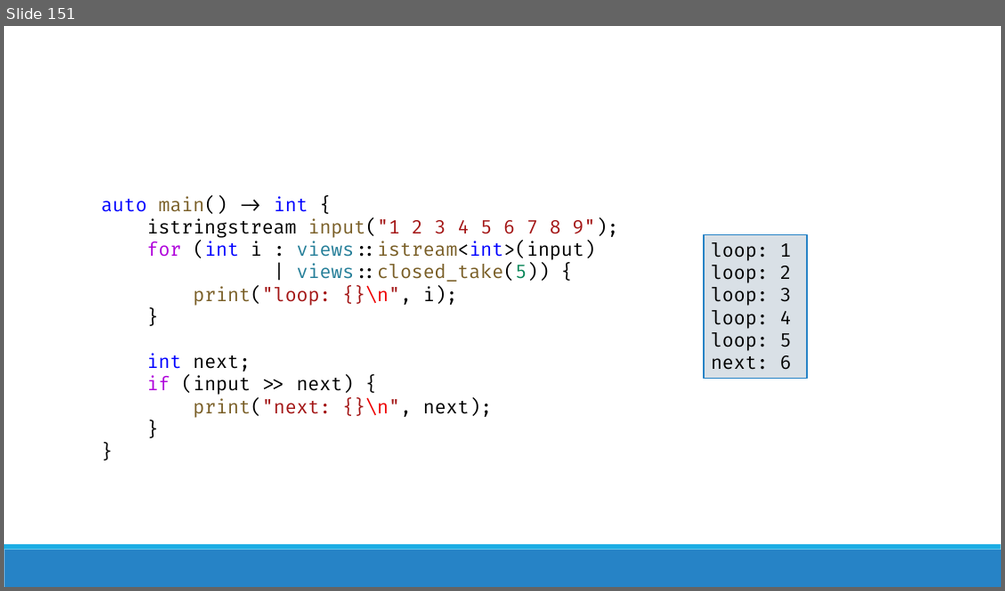
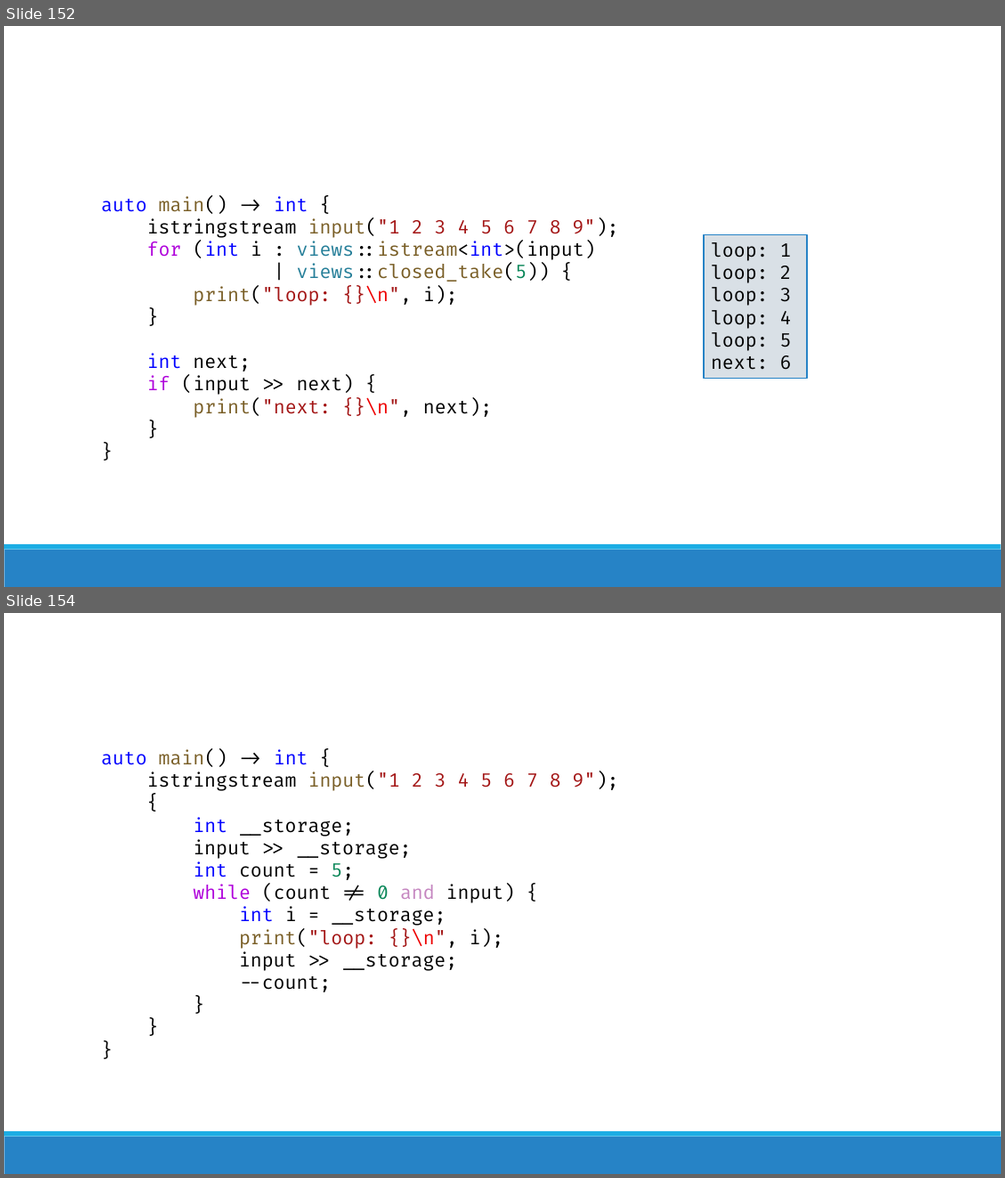
Before and after one commit to brevzin/cpp_proposals, a slide deck: talks/202305_cppnow/take(5).pptx. Shown one above the other, each under a label of ours: slide 151 before the commit, slides 152 and 154 after it; the slides between them are not shown. The pictures are 1005x591 and 1005x1178 pixels, drawn with LibreOffice and Linux fonts; fonts in the diff are those of the drawing. Boxes give left, top, right and bottom in pixels: in the first picture for what was removed or moved away, otherwise in the second. Text is boxed around its words. In the diff, an @@ line names an element or a change of style, - is before the commit and + after.

```diff
--- a/talks/202305_cppnow/take(5).pptx
+++ b/talks/202305_cppnow/take(5).pptx
@@ slide 154 added at box(4, 613, 1001, 1174), background #FFFFFF; not listed: 2 template elements that a slide beside it also shows @@
@@ text added at box(101, 749, 619, 992), 18 pt, text #000000 @@
+auto main() -> int {
+istringstream input("1 2 3 4 5 6 7 8 9");
+{
+int __storage;
+input >> __storage;
+int count = 5;
+while (count != 0 and input) {
+int i = __storage;
+print("loop: {}\n", i);
+input >> __storage;
+--count;
+}
+}
+}
@@ what was slide 151 is now slide 152 @@
```
Also in this commit, not shown: 6 slides changed, 25 other slides added, 4 slides removed.
